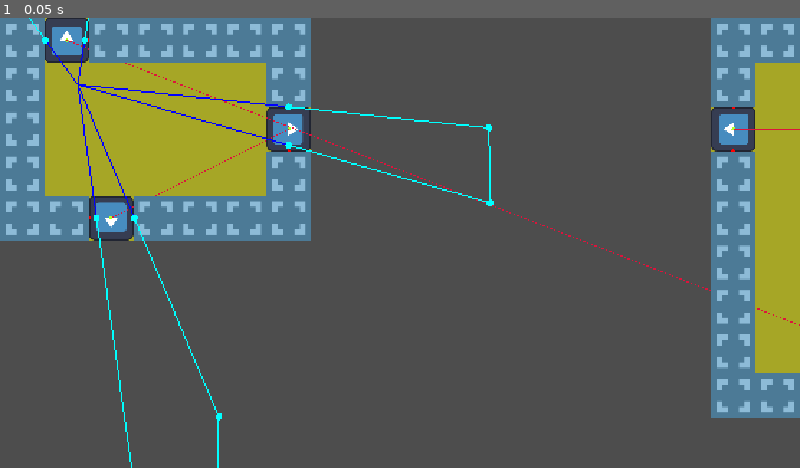
Above: before the commit, frame 1.
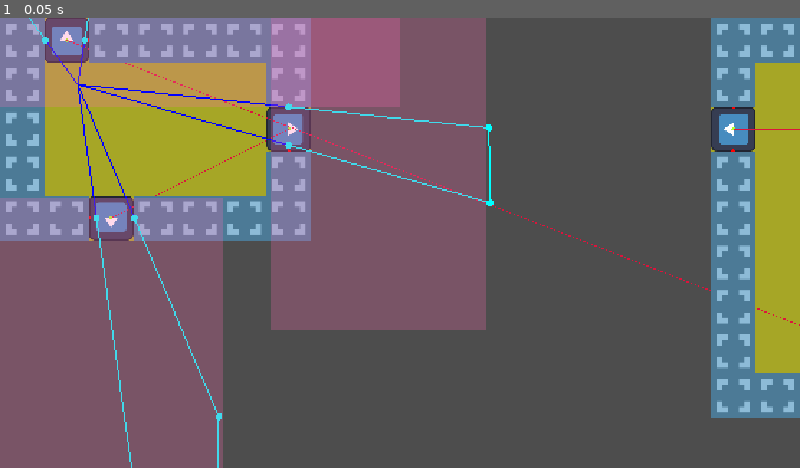
Above: after the commit, the same moment.

Repository: EfficiencySimplicity/godot-level-playground
Game: Godot game, scene res://Scenes/portal_testing.tscn
The game is run twice, just before and just after one commit, with the same random seed, the same clock (stepped at 60 frames per second) and the same inputs. The engine's default icon, where the game draws it, is replaced by a stand-in: a white triangle on a blue panel in a dark square.
Inputs:
- Up to frame 1 (0.05 s): no input

The runs differ from the first frame. In frame 1, 42% of the frame differs, in the area x 0-61%, y 0-100%.

Commit message:
got room borders colored in!

Diff:
--- a/Portals/portal_origin.gd
+++ b/Portals/portal_origin.gd
@@ -7,6 +7,11 @@
 @export var debug: bool:
 	set(v):
 		debug = v
+		queue_redraw()
+
+@export var show_external_bounds: bool:
+	set(v):
+		show_external_bounds = v
 		queue_redraw()
 
 func gen_portals():
@@ -192,7 +197,21 @@
 		draw_polyline(Array(mesh.vertices).map(func(x): return to_local(x)), Color.AQUA)
 		Array(mesh.vertices).map(func(x): draw_circle(to_local(x), 5, Color.AQUA))
 
-
+		if show_external_bounds:
+			var bounds_color = Color.HOT_PINK
+			bounds_color.a = .25
+
+			var bounds = portal.other.room.bounds
+			var pos = portal.other.port_pos(bounds.position)
+			var size = portal.other.port_pos(bounds.position + bounds.size) - pos
+
+			draw_rect(
+				Rect2(
+					to_local(pos.min(pos + size)),
+					pos.max(pos + size) - pos.min(pos + size)
+				),
+				bounds_color
+			)
 
 func _input(event):
 	pass
--- a/Scenes/portal_testing.tscn
+++ b/Scenes/portal_testing.tscn
@@ -116,4 +116,5 @@
 script = ExtResource("5_ej6ep")
 current_room = NodePath("../Room1/PortalRoom")
 debug = true
+show_external_bounds = true
 metadata/_custom_type_script = "uid://cx0j3yf4egp72"
